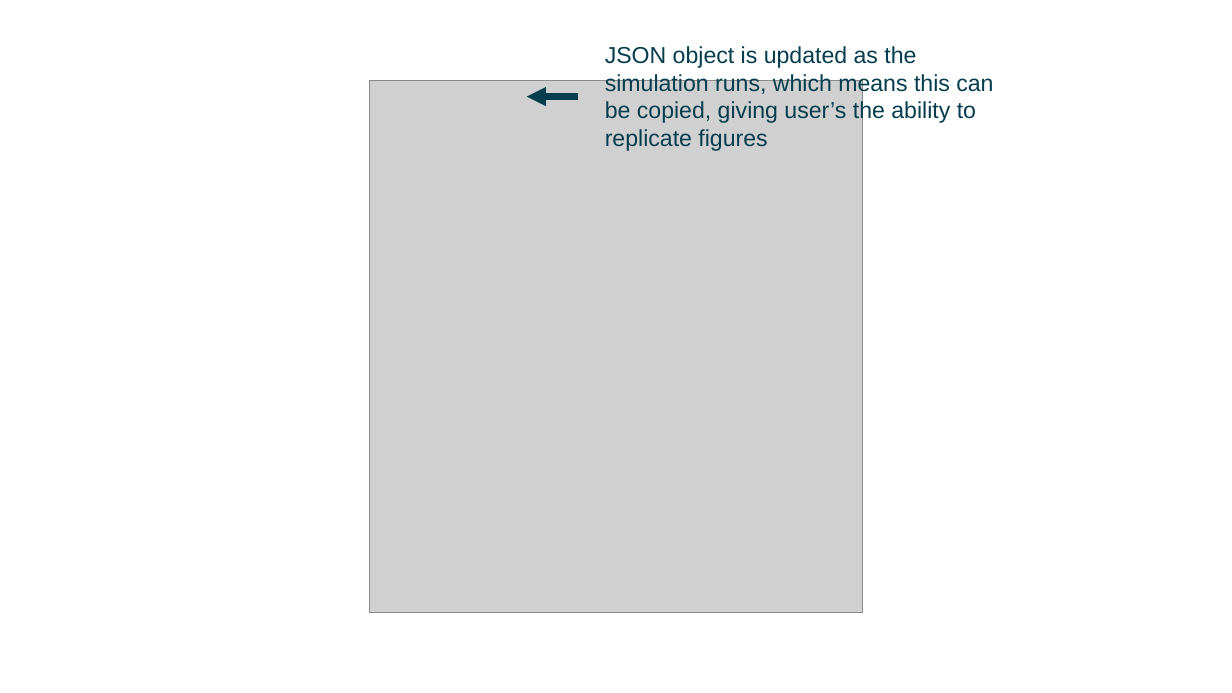
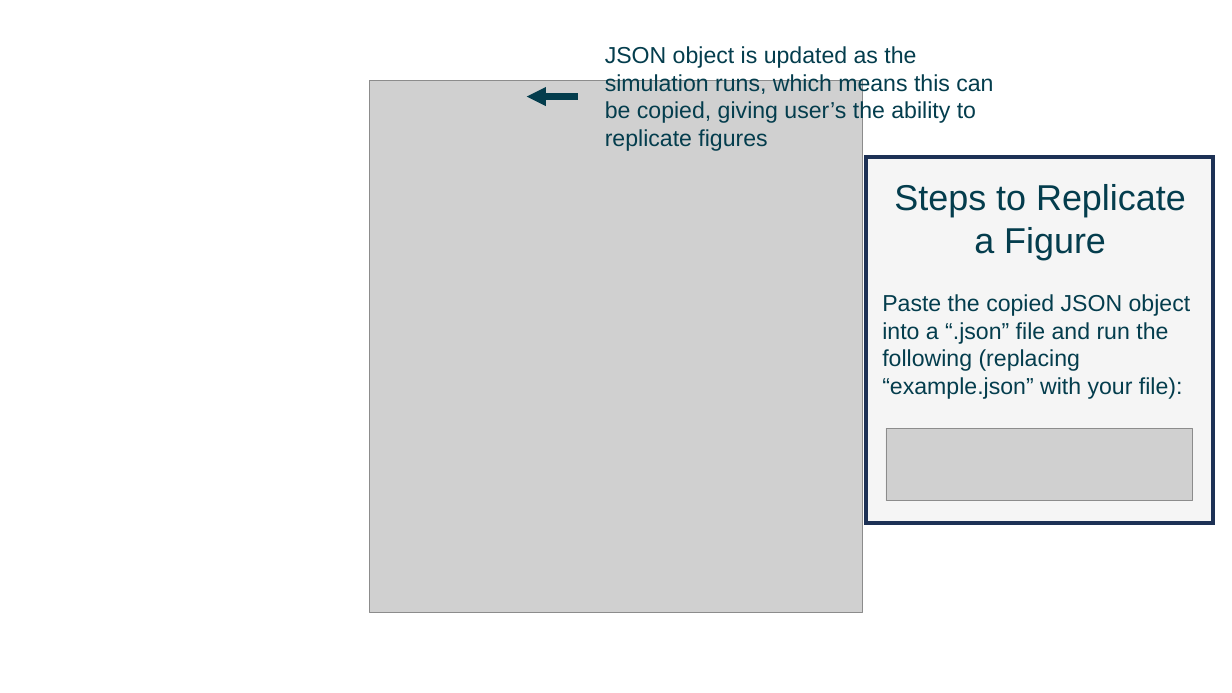
Before and after one commit to kitchensjn/tskit_arg_visualizer, a slide deck: slide 20 of tskit_presentation.pptx. Drawn at 1232x693 pixels with LibreOffice and Linux fonts; fonts in the diff are those of the drawing; grey boxes stand for pictures. Boxes give left, top, right and bottom in pixels: in the first picture for what was removed or moved away, otherwise in the second. Text is boxed around its words. In the diff, an @@ line names an element or a change of style, - is before the commit and + after.

```diff
--- a/tskit_presentation.pptx
+++ b/tskit_presentation.pptx
@@ rectangle added at box(867, 157, 1214, 523), fill #F5F5F5, outline #1E3256 3 pt @@
@@ text added at box(882, 184, 1191, 399), 18 pt, text #043D4D @@
+Steps to Replicate a Figure
+Paste the copied JSON object into a “.json” file and run the following (replacing “example.json” with your file):
@@ picture added at box(886, 429, 1193, 501) @@
```
Also in this commit, not shown: 4 other slides changed, 1 slide added, 2 other files.
